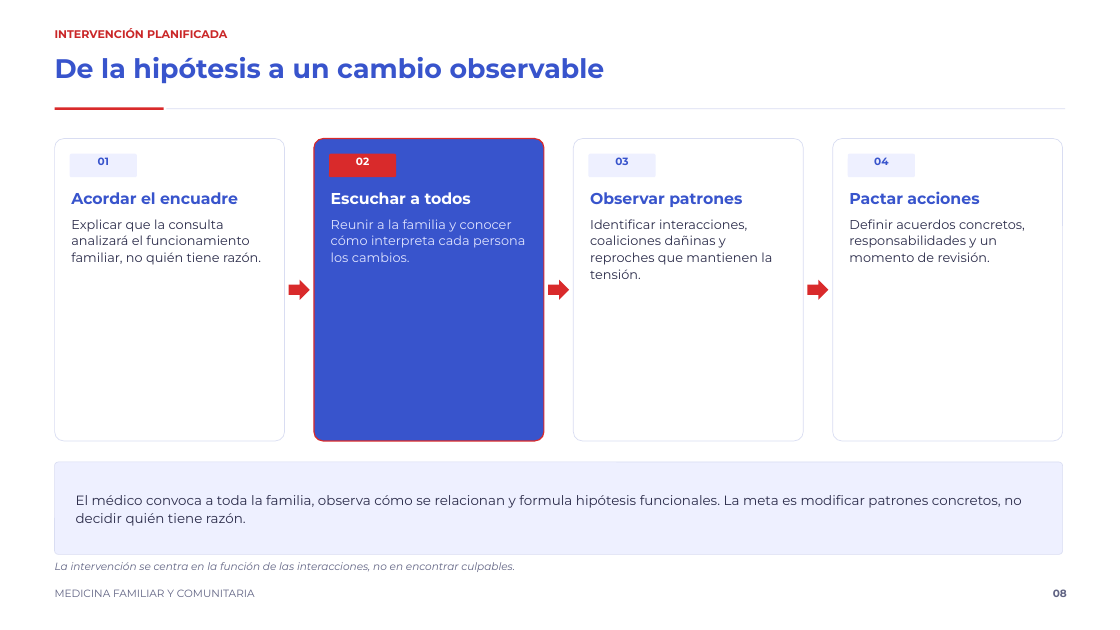
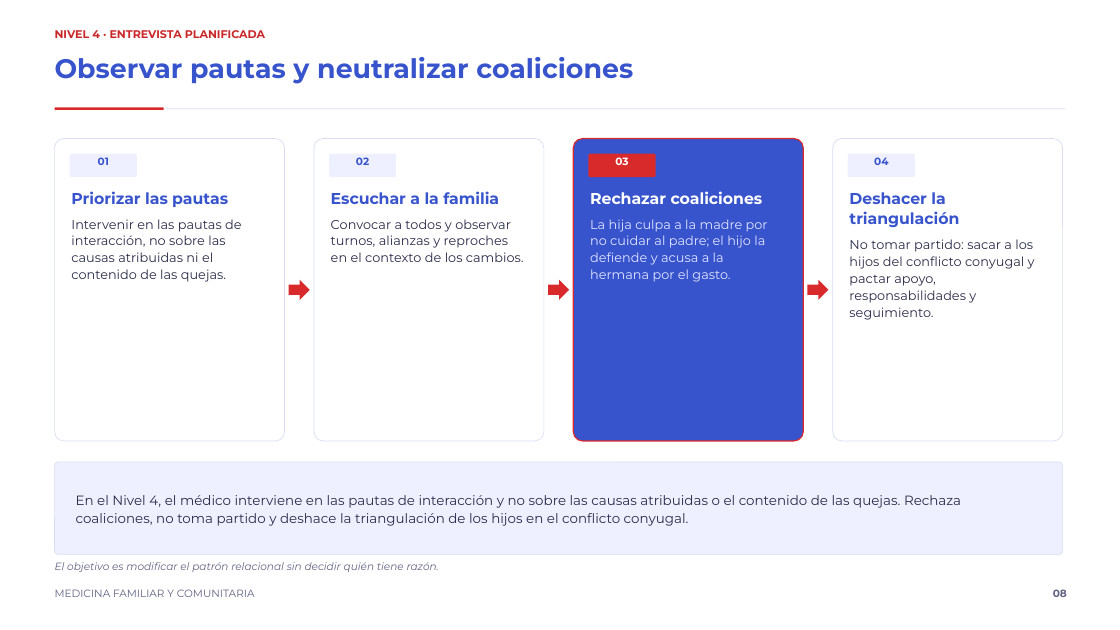
Before and after one commit to rpsin9096/slide-repo-v1, a slide deck: slide 8 of presentacion_caso4_prado_es.pptx. Drawn at 1120x630 pixels with LibreOffice and Linux fonts; fonts in the diff are those of the drawing. Boxes give left, top, right and bottom in pixels: in the first picture for what was removed or moved away, otherwise in the second. Text is boxed around its words. In the diff, an @@ line names an element or a change of style, - is before the commit and + after.

```diff
--- a/presentacion_caso4_prado_es.pptx
+++ b/presentacion_caso4_prado_es.pptx
@@ text at <box>55,30,265,38</box>: text changed @@
-INTERVENCIÓN PLANIFICADA
+NIVEL 4 · ENTREVISTA PLANIFICADA
@@ text at <box>55,57,633,84</box>: text changed @@
-De la hipótesis a un cambio observable
+Observar pautas y neutralizar coaliciones
@@ rounded rectangle at <box>314,139,544,441</box>: fill #3854CC to #FFFFFF; outline #D92A2B 1 pt to #D9DDF2 0.6 pt @@
@@ rounded rectangle at <box>574,139,804,441</box>: fill #FFFFFF to #3854CC; outline #D9DDF2 0.6 pt to #D92A2B 1 pt @@
@@ text "02" at <box>356,157,369,165</box>: text colour #FFFFFF to #3854CC @@
@@ rounded rectangle at <box>329,154,397,177</box>: fill #D92A2B to #EEF0FF @@
@@ text "03" at <box>615,157,628,165</box>: text colour #3854CC to #FFFFFF @@
@@ rounded rectangle at <box>588,154,655,177</box>: fill #EEF0FF to #D92A2B @@
@@ text at <box>71,191,241,282</box>: text changed @@
-Acordar el encuadre
-Explicar que la consulta analizará el funcionamiento familiar, no quién tiene razón.
+Priorizar las pautas
+Intervenir en las pautas de interacción, no sobre las causas atribuidas ni el contenido de las quejas.
@@ text at <box>331,191,524,262</box>: text changed; text colour #E0E4FF to #2B2C4A @@
-Escuchar a todos
-Reunir a la familia y conocer cómo interpreta cada persona los cambios.
+Escuchar a la familia
+Convocar a todos y observar turnos, alianzas y reproches en el contexto de los cambios.
@@ text at <box>590,191,768,282</box>: text changed; text colour #2B2C4A to #E0E4FF @@
-Observar patrones
-Identificar interacciones, coaliciones dañinas y reproches que mantienen la tensión.
+Rechazar coaliciones
+La hija culpa a la madre por no cuidar al padre; el hijo la defiende y acusa a la hermana por el gasto.
@@ text at <box>849,192,1035,320</box>: text changed @@
-Pactar acciones
-Definir acuerdos concretos, responsabilidades y un momento de revisión.
+Deshacer la triangulación
+No tomar partido: sacar a los hijos del conflicto conyugal y pactar apoyo, responsabilidades y seguimiento.
@@ text at <box>76,495,961,526</box>: text changed @@
-El médico convoca a toda la familia, observa cómo se relacionan y formula hipótesis funcionales. La meta es modificar patrones concretos, no decidir quién tiene razón.
+En el Nivel 4, el médico interviene en las pautas de interacción y no sobre las causas atribuidas o el contenido de las quejas. Rechaza coaliciones, no toma partido y deshace la triangulación de los hijos en el conflicto conyugal.
@@ text at <box>55,562,439,572</box>: text changed @@
-La intervención se centra en la función de las interacciones, no en encontrar culpables.
+El objetivo es modificar el patrón relacional sin decidir quién tiene razón.
```
Also in this commit, not shown: 7 other slides changed, 1 slide added, 1 slide removed, 1 other file.
